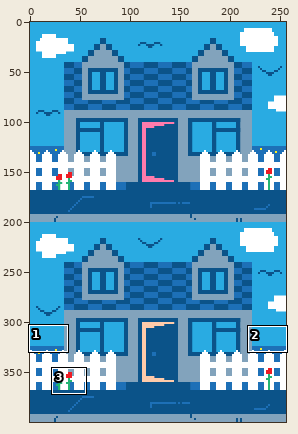
Sprite sheet, stored at public/assets/tbh_venue_bg.png. The first picture is a wide view before the edit; the outline marks the close-up.
Close-up. Old version:
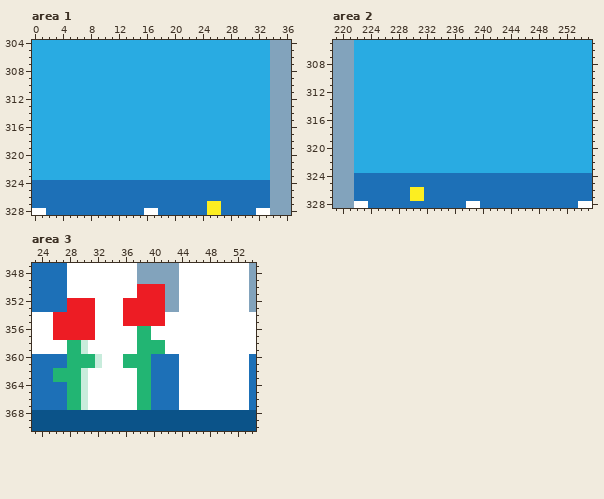
The file is 256x400 pixels. Shown: area 1: x 0..36, y 304..328; area 2: x 219..255, y 305..328; area 3: x 23..54, y 347..370. The commit also changed other parts of the picture, which this record leaves out.
After:
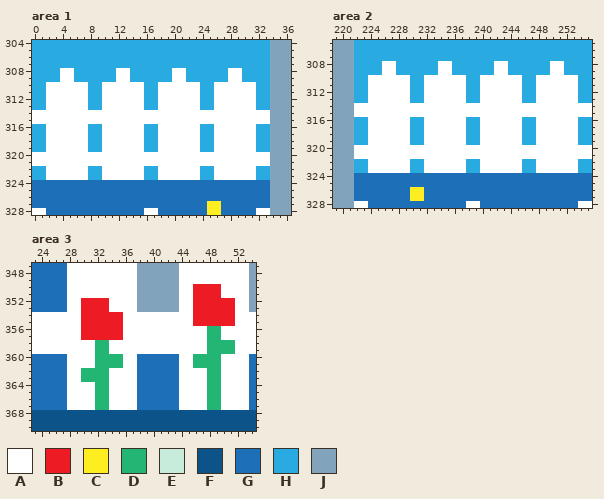
Palette (. is transparent): A #ffffff  B #ed1c24  C #fcee21  D #22b573  E #c8ecdc  F #0b5389  G #1d70b7  H #29abe2  J #82a3bc
Edits made:
Area 1:
y 308..309: x 4..5 HH -> AA; x 12..13 HH -> AA; x 20..21 HH -> AA; x 28..29 HH -> AA
y 310..313: x 2..7 HHHHHH -> AAAAAA; x 10..15 HHHHHH -> AAAAAA; x 18..23 HHHHHH -> AAAAAA; x 26..31 HHHHHH -> AAAAAA
y 314..315: x 0..33 HHHHHHHHHHHHHHHHHHHHHHHHHHHHHHHHHH -> AAAAAAAAAAAAAAAAAAAAAAAAAAAAAAAAAA
y 316..319: x 2..7 HHHHHH -> AAAAAA; x 10..15 HHHHHH -> AAAAAA; x 18..23 HHHHHH -> AAAAAA; x 26..31 HHHHHH -> AAAAAA
y 320..321: x 0..33 HHHHHHHHHHHHHHHHHHHHHHHHHHHHHHHHHH -> AAAAAAAAAAAAAAAAAAAAAAAAAAAAAAAAAA
y 322..323: x 2..7 HHHHHH -> AAAAAA; x 10..15 HHHHHH -> AAAAAA; x 18..23 HHHHHH -> AAAAAA; x 26..31 HHHHHH -> AAAAAA
Area 2:
y 308..309: x 226..227 HH -> AA; x 234..235 HH -> AA; x 242..243 HH -> AA; x 250..251 HH -> AA
y 310..313: x 224..229 HHHHHH -> AAAAAA; x 232..237 HHHHHH -> AAAAAA; x 240..245 HHHHHH -> AAAAAA; x 248..253 HHHHHH -> AAAAAA
y 314..315: x 222..255 HHHHHHHHHHHHHHHHHHHHHHHHHHHHHHHHHH -> AAAAAAAAAAAAAAAAAAAAAAAAAAAAAAAAAA
y 316..319: x 224..229 HHHHHH -> AAAAAA; x 232..237 HHHHHH -> AAAAAA; x 240..245 HHHHHH -> AAAAAA; x 248..253 HHHHHH -> AAAAAA
y 320..321: x 222..255 HHHHHHHHHHHHHHHHHHHHHHHHHHHHHHHHHH -> AAAAAAAAAAAAAAAAAAAAAAAAAAAAAAAAAA
y 322..323: x 224..229 HHHHHH -> AAAAAA; x 232..237 HHHHHH -> AAAAAA; x 240..245 HHHHHH -> AAAAAA; x 248..253 HHHHHH -> AAAAAA
Area 3:
y 350..351: x 38..41 BBBB -> JJJJ; x 46..49 AAAA -> BBBB
y 352..353: x 28..29 BB -> AA; x 32..33 AA -> BB; x 36..41 BBBBBB -> AAJJJJ; x 46..51 AAAAAA -> BBBBBB
y 354..355: x 26..29 BBBB -> AAAA; x 32..41 AAAABBBBBB -> BBBBAAAAAA; x 46..51 AAAAAA -> BBBBBB
y 356..357: x 26..29 BBBB -> AAAA; x 32..35 AAAA -> BBBB; x 38..39 DD -> AA; x 48..49 AA -> DD
y 358..359: x 28..30 DDE -> AAA; x 32..33 AA -> DD; x 38..41 DDDD -> AAAA; x 48..51 AAAA -> DDDD
y 360..361: x 28..39 DDDDEAAADDDD -> AAAADDDDAAGG; x 46..49 AAAA -> DDDD
y 362..363: x 26..33 DDDDEAAA -> GGAADDDD; x 38..39 DD -> GG; x 48..49 AA -> DD
y 364..367: x 28..30 DDE -> AAA; x 32..33 AA -> DD; x 38..39 DD -> GG; x 48..49 AA -> DD
